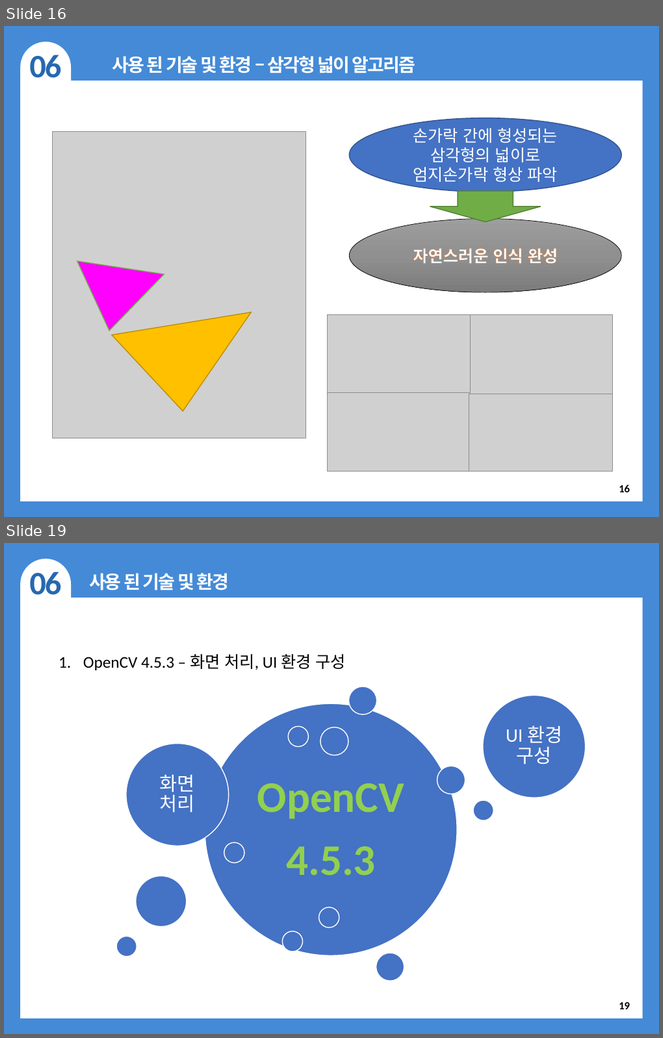
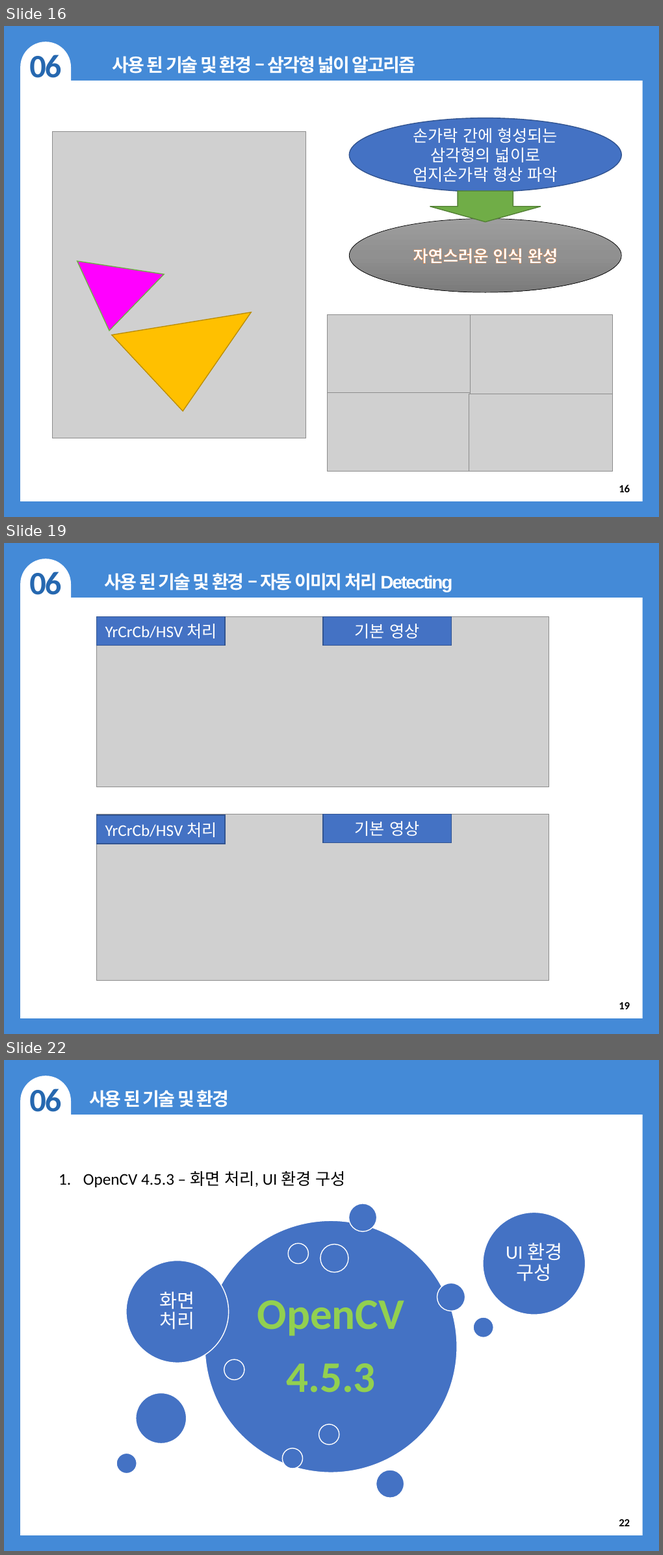
Before and after one commit to ijhan21/RAPA_1st_project, a slide deck: 프로젝트성과보고서_편리한UI.pptx. Shown one above the other, each under a label of ours: slides 16 and 19 before the commit, slides 16, 19 and 22 after it; the slides between them are not shown. The pictures are 663x1038 and 663x1555 pixels, drawn with LibreOffice and Linux fonts; fonts in the diff are those of the drawing; grey boxes stand for pictures; background and template pictures are left out. Boxes give left, top, right and bottom in pixels: in the first picture for what was removed or moved away, otherwise in the second. Text is boxed around its words. In the diff, an @@ line names an element or a change of style, - is before the commit and + after.

```diff
--- a/프로젝트성과보고서_편리한UI.pptx
+++ b/프로젝트성과보고서_편리한UI.pptx
@@ slide 19 added at box(4, 543, 659, 1034), background #FFFFFF; not listed: 3 template elements that a slide beside it also shows @@
@@ text added at box(29, 572, 61, 595), 36 pt, text #2668B0, bold @@
+06
@@ text added at box(105, 573, 452, 592), 20 pt, text #FFFFFF, bold @@
+사용 된 기술 및 환경 – 자동 이미지 처리 Detecting
@@ picture added at box(97, 616, 550, 787) @@
@@ rectangle added at box(97, 616, 226, 645), fill #4472C4, outline #325491 1 pt, 18 pt, text #FFFFFF @@
+YrCrCb/HSV 처리
@@ rectangle added at box(323, 616, 451, 645), fill #4472C4, outline #325491 1 pt, 18 pt, text #FFFFFF @@
+기본 영상
@@ picture added at box(97, 814, 550, 980) @@
@@ rectangle added at box(97, 815, 226, 845), fill #4472C4, outline #325491 1 pt, 18 pt, text #FFFFFF @@
+YrCrCb/HSV 처리
@@ rectangle added at box(323, 814, 451, 843), fill #4472C4, outline #325491 1 pt, 18 pt, text #FFFFFF @@
+기본 영상
@@ page number added at box(619, 1003, 630, 1010), 12 pt, text #000000, bold @@
+19
@@ what was slide 19 is now slide 22 @@
@@ page number at box(619, 1520, 630, 1527): text changed @@
-19
+22
```
Also in this commit, not shown: 3 slides changed, 2 other slides added, 1 slide removed.
